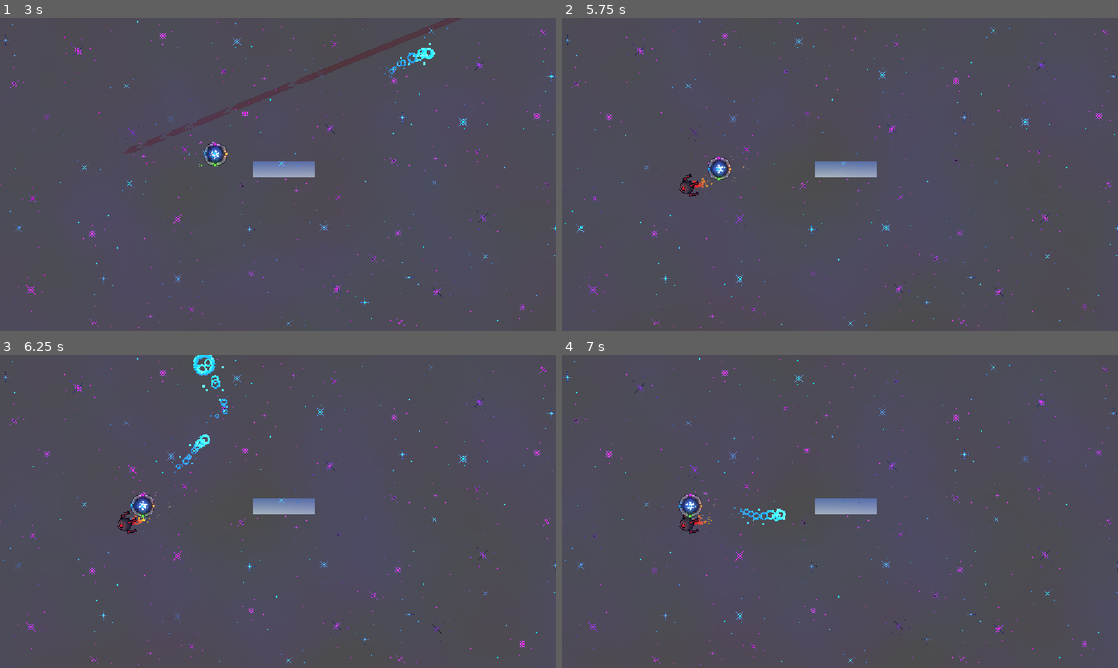
Above: before the commit, frames 1-4 (two rows, left to right).
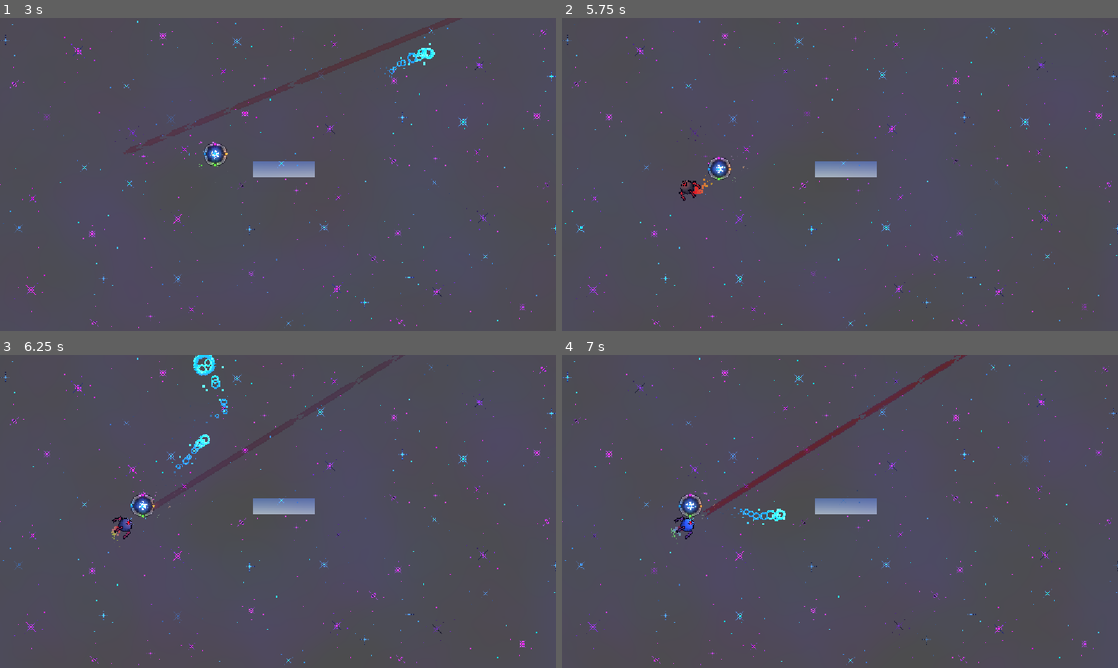
Above: after the commit, the same moments.

Repository: eee12342/New-Game
Game: Godot game, scene res://scenes/MainMenu.tscn
Same seed, same stepped clock (60 frames per second), same inputs: the game is played once before the commit and once after it.
Inputs (mouse positions are in pixels of both pictures, inside the frame that each line leads up to):
- Up to frame 1 (3 s): move the mouse to (400, 158) at 0.52 s; tap A (colour1) at 0.6, 1.35, 2.3 s; click (400, 158) at 0.67 s; move the mouse to (166, 190) at 1.27 s; click (166, 190) at 1.42 s; move the mouse to (333, 105) at 2.02 s; tap W (colour2) at 2.1 s; click (333, 105) at 2.17 s; move the mouse to (250, 237) at 2.77 s; tap D (colour3) at 2.85 s; click (250, 237) at 2.92 s
- Up to frame 2 (5.75 s): tap A (colour1) every 0.75 s from 3.05 to 5.3 s; move the mouse to (1006, 221) at 3.52 s; tap S (colour4) at 3.6 s; click (1006, 221) at 3.67 s; move the mouse to (673, 127) at 4.27 s; tap Shift (colour_change_mode) at 4.35 s; click (673, 127) at 4.42 s; move the mouse to (867, 174) at 5.02 s; press the mouse at (867, 174) at 5.03 s
- Up to frame 3 (6.25 s): move the mouse to (194, 433) at 5.77 s; release the mouse at (194, 433) at 5.78 s; tap A (colour1) at 5.85 s; click (194, 433) at 5.92 s
- Up to frame 4 (7 s): move the mouse to (962, 495) at 6.52 s; tap A (colour1) at 6.6 s; click (962, 495) at 6.67 s

Frame 1 is identical in both runs. In frame 2, 0.2% of the frame differs, in the area x 21-26%, y 49-59%; in frame 3, 0.2%; in frame 4, 1.1%, in the area x 19-73%, y 0-61%.

Commit message:
Add enemy colour system and collision setup
Introduce enemy colour state and collision handling so enemies can be instant-killed when colours match. Changes: character.gd checks body.current_colour and calls Messenger.damage_enemy for matching colours; enemy.gd adds exported hitbox, colour_chance, colour list, current_colour and methods (set_random_colour, tween_colour, reset_colour, set_collision) plus a debug print in _ready; enemy1.tscn wires the hitbox NodePath and sets colour_chance; enemy1.gd triggers colour changes during attack lifecycle; main.gd ensures set_collision is called before adding spawned enemies and renames unused _process param. TODO: expand colours list and colour cases.

Diff:
--- a/scenes/character/character.gd
+++ b/scenes/character/character.gd
@@ -81,6 +81,9 @@
 
 func _on_hitbox_body_entered(body: Node2D) -> void:
 	if body.is_in_group("enemies"):
+		if body.current_colour == current_colour:
+			Messenger.damage_enemy(10000, body)
+			return
 		var damage = body.damage
 		health -= damage
 
--- a/scenes/enemy/enemy.gd
+++ b/scenes/enemy/enemy.gd
@@ -5,6 +5,12 @@
 @export var speed: float = 300.0
 @export var max_health: float = 100.0
 @export var animations: AnimatedSprite2D
+@export var hitbox: Area2D
+
+@export var colour_chance: int = 4
+
+var colours: Array = ["colour1"] # TODO: add more colours
+var current_colour: String
 
 var player: CharacterBody2D
 var health := max_health
@@ -14,6 +20,7 @@
 
 
 func _ready() -> void:
+	print("Enemy ready, collision layer: ", collision_layer, " mask: ", collision_mask)
 	player = Messenger.player
 	Messenger.connect("damage_to_enemy", _on_damaged)
 	animations.connect("animation_finished", _on_death_finished)
@@ -47,3 +54,35 @@
 
 func _on_death_finished():
 	self.queue_free()
+
+
+func set_random_colour():
+	var will_change_colour = random.randi_range(0, colour_chance)
+	if will_change_colour != 1:
+		return
+
+	var colour_choice_idx = random.randi_range(0, len(colours) - 1)
+	var colour_chosen = colours[colour_choice_idx]
+	tween_colour(colour_chosen)
+	current_colour = colour_chosen
+
+
+func tween_colour(chosen_colour: String):
+	# TODO: add cases for each colour
+	var end_colour
+	if chosen_colour == "colour1":
+		end_colour = Color(Color(0.477, 1.491, 4.416))
+	var colour_change_tween: Tween = create_tween()
+	colour_change_tween.tween_property(self, "modulate", end_colour, 0.5)
+
+
+func reset_colour():
+	var end_colour = Color("#ffffff")
+	var colour_change_tween: Tween = create_tween()
+	colour_change_tween.tween_property(self, "modulate", end_colour, 0.5)
+	current_colour = ""
+
+
+func set_collision():
+	hitbox.collision_mask = 3
+	hitbox.collision_layer = 4
--- a/scenes/enemy/enemy1/enemy1.tscn
+++ b/scenes/enemy/enemy1/enemy1.tscn
@@ -102,7 +102,7 @@
 offsets = PackedFloat32Array(0.0065789474, 0.20833333, 0.4473684, 0.7017544, 1)
 colors = PackedColorArray(0.4862745, 0.08235294, 0.043137256, 1, 1, 0.08235294, 0.043137256, 1, 0.9019608, 0.3882353, 0.17254902, 1, 0.9019608, 0.6862745, 0.07450981, 1, 0.9019608, 0.6862745, 0.07450981, 0)
 
-[node name="Enemy" type="CharacterBody2D" unique_id=243331702 node_paths=PackedStringArray("animations")]
+[node name="Enemy" type="CharacterBody2D" unique_id=243331702 node_paths=PackedStringArray("animations", "hitbox")]
 scale = Vector2(2, 2)
 collision_layer = 4
 collision_mask = 0
@@ -110,9 +110,10 @@
 rotation_variance = 0.2
 charge_time = 1.0
 animations = NodePath("Animations")
+hitbox = NodePath("Hitbox")
+colour_chance = 1
 
 [node name="Animations" type="AnimatedSprite2D" parent="." unique_id=1331325728]
-modulate = Color(0.8586687, 0.8586687, 0.8586687, 1)
 texture_filter = 1
 sprite_frames = SubResource("SpriteFrames_c105b")
 animation = &"Default"
--- a/scenes/enemy/enemy1/enemy_1.gd
+++ b/scenes/enemy/enemy1/enemy_1.gd
@@ -50,6 +50,7 @@
 
 
 func start_attack() -> void:
+	set_random_colour()
 	charge_progress.visible = true
 	charge_tween = create_tween()
 	charge_tween.set_ease(Tween.EASE_IN)
@@ -76,6 +77,7 @@
 
 func attack_finished():
 	charge_tween.kill()
+	reset_colour()
 	pause_timer.wait_time = random.randf_range(0, 3)
 	pause_timer.start()
 
--- a/scenes/main.gd
+++ b/scenes/main.gd
@@ -13,7 +13,7 @@
 	spawner()
 
 
-func _process(delta: float) -> void:
+func _process(_delta: float) -> void:
 	pass
 
 
@@ -31,8 +31,9 @@
 	var end = spawn_node.get_child(1)
 
 	var enemy = enemy1_scene.instantiate()
+	enemy.global_position = start.global_position
+	enemy.set_collision()
 	add_child(enemy)
-	enemy.global_position = start.global_position
 
 	tween_spawn(enemy, end)
 
